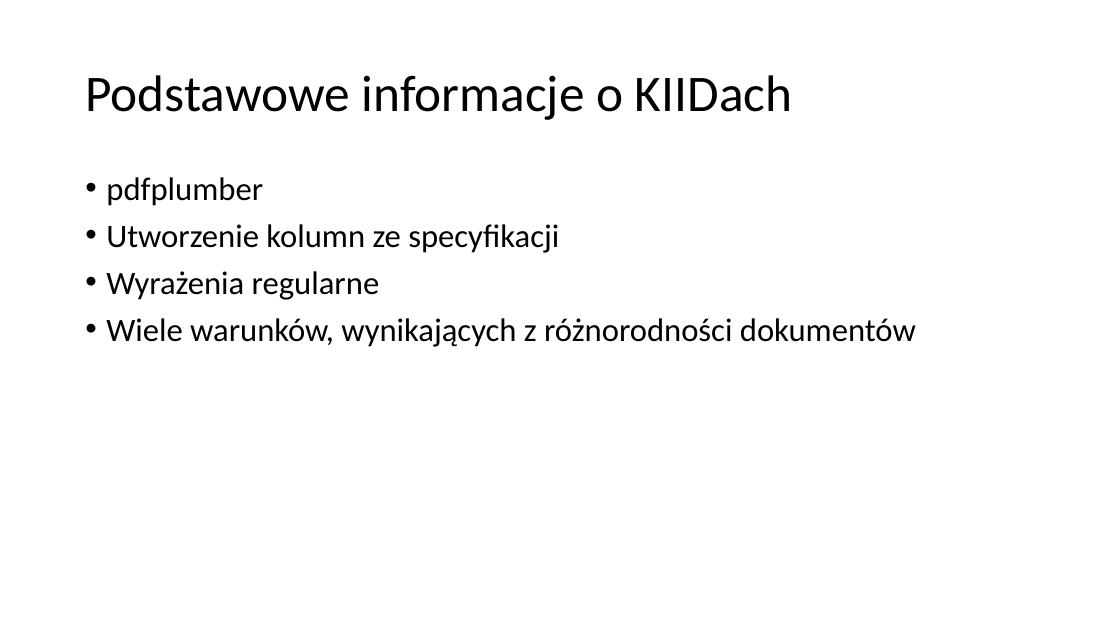
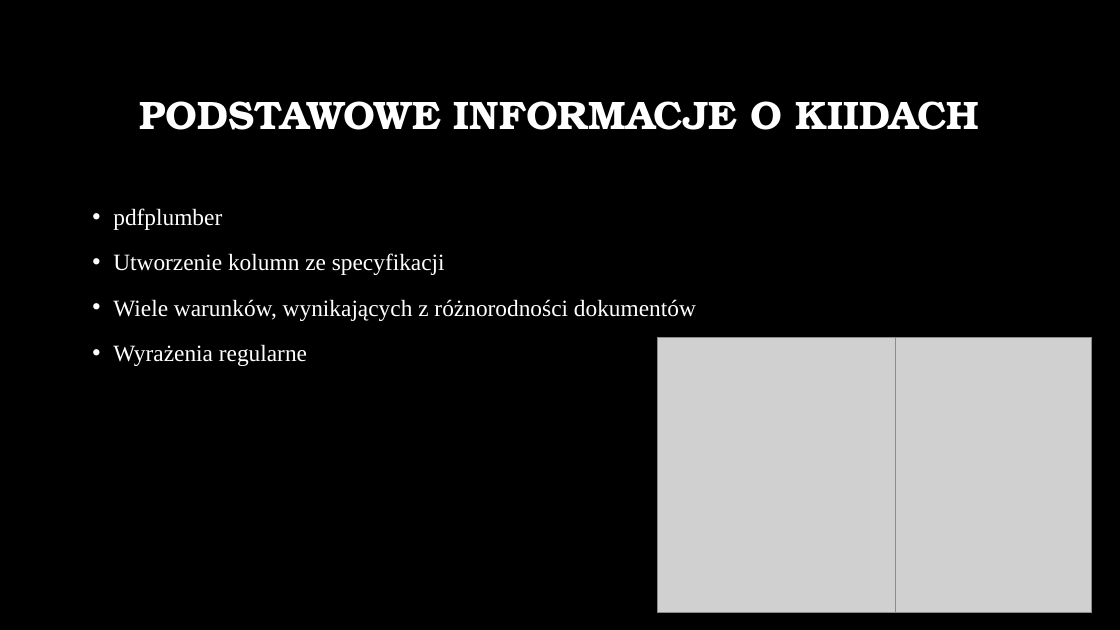
Before and after one commit to witasm/MAGIW, a slide deck: slide 3 of MAGIW_KarateKIID.pptx. Drawn at 1120x630 pixels with LibreOffice and Linux fonts; fonts in the diff are those of the drawing; grey boxes stand for pictures; background and template pictures are left out. Boxes give left, top, right and bottom in pixels: in the first picture for what was removed or moved away, otherwise in the second. Text is boxed around its words. In the diff, an @@ line names an element or a change of style, - is before the commit and + after.

```diff
--- a/MAGIW_KarateKIID.pptx
+++ b/MAGIW_KarateKIID.pptx
@@ background #FFFFFF to picture (left out) @@
@@ title at (140, 101, 979, 130): text changed; size 44 to 34 pt; font Calibri to TeX Gyre Bonum; text colour #000000 to #FFFFFF; bold on @@
-Podstawowe informacje o KIIDach
+PODSTAWOWE INFORMACJE O KIIDACH
@@ text "pdfplumber": place and size @@
-text "pdfplumber" at (106, 177, 916, 347)
+text "pdfplumber" at (113, 208, 696, 366)
@@ text at (113, 208, 445, 366): size 28 to 20 pt, font Calibri to Times New Roman, text colour #000000 to #FFFFFF in "pdfplumber", "Utworzenie kolumn ze specyfikacji", "Wyrażenia regularne"; line spacing 0.9 to 1.2 @@
@@ text at (113, 299, 696, 321): paragraph added @@
+• Wiele warunków, wynikających z różnorodności dokumentów
@@ text at (106, 318, 916, 347): paragraph removed @@
-• Wiele warunków, wynikających z różnorodności dokumentów
@@ picture added at (658, 337, 896, 613) @@
@@ picture added at (896, 337, 1092, 613) @@
```
Also in this commit, not shown: 5 other slides changed.
